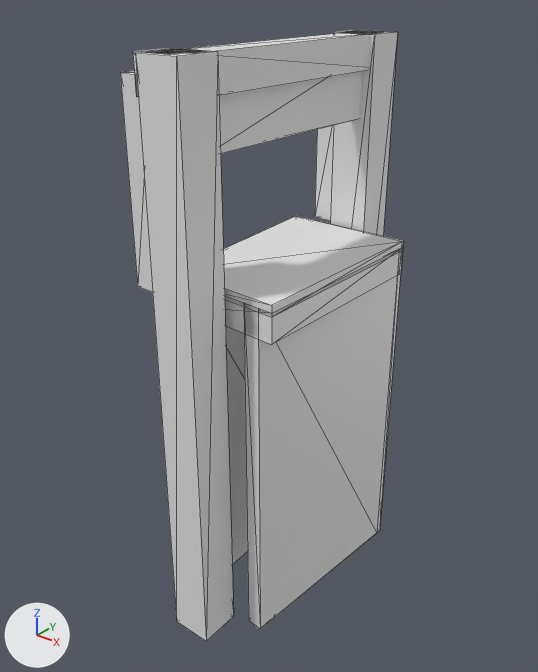
Two versions of the glTF model models/lienden/lienden-brug-efbe03f7/lienden-brug-efbe03f7.glb, one commit apart.
Rendered twice from a camera (50 mm lens) standing at (11.6, -15.26, 7.27) and looking at (-0.39, -0.27, -2.02). Every picture has the same lights, and +X, +Y and +Z are marked at lower left. The picture after the commit comes second. Mesh edges are drawn as thin lines. Vertices at exactly the same position are counted once.

The first picture shows 'building:balans', 'building:balans 2', 'building:contragewicht', 'building:hamei', 'building:hamei 2', 'building:hangstang', 'building:hangstang 2', 'building:portaal', 'road:dek', 'road:inrit', 'road:landhoofd (aangenomen)', 'road:landhoofd (aangenomen) 2'.
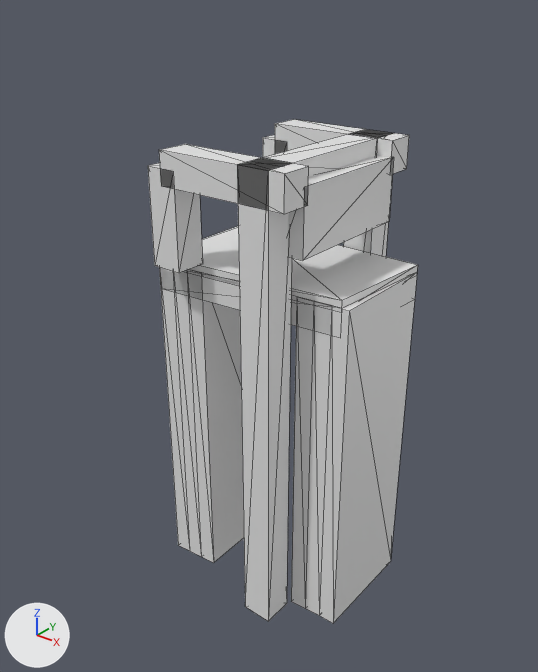
Where the change shows, as pixel boxes [x1, y1, x2, y2] in the pictures (538 x 672 px):
'building:hamei 2', moved, rescaled (44% narrower, 22% shorter)
    before: [135, 48, 234, 642]
    after: [237, 159, 292, 621]
'road:landhoofd (aangenomen) 2', reshaped (21% narrower, 8% shorter)
    before: [244, 248, 403, 629]
    after: [291, 272, 417, 623]
'road:landhoofd (aangenomen)', reshaped
    before: [226, 326, 248, 565]
    after: [159, 268, 244, 563]
'building:contragewicht', moved, rescaled
    before: [219, 71, 362, 153]
    after: [288, 156, 394, 261]
'road:inrit', turned
    before: [223, 216, 404, 317]
    after: [187, 226, 418, 309]
'building:portaal', moved, rescaled
    before: [166, 33, 378, 95]
    after: [252, 132, 385, 177]
'building:hamei', moved, rescaled
    before: [330, 30, 398, 236]
    after: [343, 130, 394, 257]
'building:hangstang 2', moved, rescaled
    before: [120, 71, 153, 292]
    after: [148, 163, 203, 273]
'building:balans 2', reshaped
    before: [133, 48, 195, 96]
    after: [159, 144, 309, 214]
'road:dek', turned
    before: [225, 250, 403, 344]
    after: [159, 267, 332, 334]
'building:balans', reshaped
    before: [333, 30, 379, 34]
    after: [275, 119, 409, 175]
'building:hangstang', moved, rescaled
    before: [315, 125, 334, 221]
    after: [263, 135, 287, 157]

Edits to the bpy script that builds the scene:
```text
Change me_dek:
    remove me_dek.from_pydata(...)  # 10 vertices, 16 faces; spans x -1.91..1.91, y -2.98..2.98, z -0.54..0.26
    add me_dek.from_pydata(...)  # 10 vertices, 16 faces; spans x -2.98..2.98, y -1.91..1.91, z -0.7..0.1
    me_dek part 1: the whole mesh is turned 90 degrees about the z axis through its middle, then moved by (0.0, 0.0, -0.16)
Change me_inrit:
    remove me_inrit.from_pydata(...)  # 10 vertices, 16 faces; spans x -1.91..1.91, y -2.98..2.98, z 0.16..0.46
    add me_inrit.from_pydata(...)  # 10 vertices, 16 faces; spans x -2.98..2.98, y -1.91..1.91, z 0.0..0.3
    me_inrit part 2: the whole mesh is turned 90 degrees about the z axis through its middle, then moved by (0.0, 0.0, -0.16)
Change me_landhoofd__aangenomen:
    remove me_landhoofd__aangenomen.from_pydata(...)  # 12 vertices, 20 faces; spans x -1.91..-0.96, y -2.79..2.98, z -10.0..0.26
    add me_landhoofd__aangenomen.from_pydata(...)  # 16 vertices, 28 faces; spans x -2.98..-1.49, y -1.91..1.91, z -10.0..0.1
    me_landhoofd__aangenomen part 3: the whole mesh is rebuilt
Change me_landhoofd__aangenomen__2:
    remove me_landhoofd__aangenomen__2.from_pydata(...)  # 12 vertices, 20 faces; spans x 0.96..1.91, y -2.95..2.98, z -10.0..0.26
    add me_landhoofd__aangenomen__2.from_pydata(...)  # 16 vertices, 28 faces; spans x 1.49..2.98, y -1.53..1.88, z -10.0..0.1
    me_landhoofd__aangenomen__2 part 4: the whole mesh is rebuilt
Change me_hamei:
    remove me_hamei.from_pydata(...)  # 8 vertices, 12 faces; spans x -0.7..0.5, y 3.1..4.3, z -10.0..5.8
    add me_hamei.from_pydata(...)  # 8 vertices, 12 faces; spans x 0.5..1.4, y 2.0..2.9, z -10.0..3.4
    me_hamei part 5: the whole mesh is scaled about its middle by (0.754, 0.754, 0.847), then moved by (1.1, -1.3, -1.2)
Change me_hamei_2:
    remove me_hamei_2.from_pydata(...)  # 8 vertices, 12 faces; spans x -0.7..0.5, y -4.3..-3.1, z -10.0..5.8
    add me_hamei_2.from_pydata(...)  # 8 vertices, 12 faces; spans x 0.5..1.4, y -2.6..-1.7, z -10.0..3.4
    me_hamei_2 part 6: the whole mesh is scaled about its middle by (0.754, 0.754, 0.847), then moved by (1.1, 1.6, -1.2)
Change me_portaal:
    remove me_portaal.from_pydata(...)  # 8 vertices, 12 faces; spans x -0.54..0.36, y -3.68..3.68, z 4.93..5.83
    add me_portaal.from_pydata(...)  # 8 vertices, 12 faces; spans x 0.53..1.43, y -2.13..2.43, z 2.51..3.41
    me_portaal part 7: the whole mesh is scaled about its middle by (1, 0.619, 1), then moved by (1.07, 0.15, -2.42)
Change me_balans:
    remove me_balans.from_pydata(...)  # 8 vertices, 12 faces; spans x -0.914..0.162, y 3.231..4.131, z 4.931..5.831
    add me_balans.from_pydata(...)  # 8 vertices, 12 faces; spans x -1.984..1.875, y 1.981..2.881, z 2.512..3.412
    me_balans part 8
    add for i in [*range(4, 8)]: me_balans.vertices[i].co += Vector((-1.071, -1.25, -2.419))
    add for i in [*range(0, 4)]: me_balans.vertices[i].co += Vector((1.713, -1.25, -2.419))
Change me_hangstang:
    remove me_hangstang.from_pydata(...)  # 8 vertices, 12 faces; spans x -1.36..-0.46, y 3.23..4.13, z 0.46..5.38
    add me_hangstang.from_pydata(...)  # 8 vertices, 12 faces; spans x -2.43..-1.53, y 1.98..2.88, z 0.3..2.96
    me_hangstang part 9: the whole mesh is scaled about its middle by (1, 1, 0.541), then moved by (-1.07, -1.25, -1.29)
Change me_balans_2:
    remove me_balans_2.from_pydata(...)  # 8 vertices, 12 faces; spans x -0.914..0.162, y -4.131..-3.231, z 4.931..5.831
    add me_balans_2.from_pydata(...)  # 8 vertices, 12 faces; spans x -1.984..1.875, y -2.577..-1.677, z 2.512..3.412
    me_balans_2 part 10
    add for i in [*range(4, 8)]: me_balans_2.vertices[i].co += Vector((-1.071, 1.554, -2.419))
    add for i in [*range(0, 4)]: me_balans_2.vertices[i].co += Vector((1.713, 1.554, -2.419))
Change me_hangstang_2:
    remove me_hangstang_2.from_pydata(...)  # 8 vertices, 12 faces; spans x -1.36..-0.46, y -4.13..-3.23, z 0.46..5.38
    add me_hangstang_2.from_pydata(...)  # 8 vertices, 12 faces; spans x -2.43..-1.53, y -2.58..-1.68, z 0.3..2.96
    me_hangstang_2 part 11: the whole mesh is scaled about its middle by (1, 1, 0.541), then moved by (-1.07, 1.55, -1.29)
Change me_contragewicht:
    remove me_contragewicht.from_pydata(...)  # 8 vertices, 12 faces; spans x -0.02..0.16, y -3.38..3.38, z 3.63..5.38
    add me_contragewicht.from_pydata(...)  # 8 vertices, 12 faces; spans x 1.22..1.87, y -1.83..2.13, z 1.21..2.96
    me_contragewicht part 12: the whole mesh is scaled about its middle by (3.59, 0.585, 1), then moved by (1.48, 0.15, -2.42)
```
